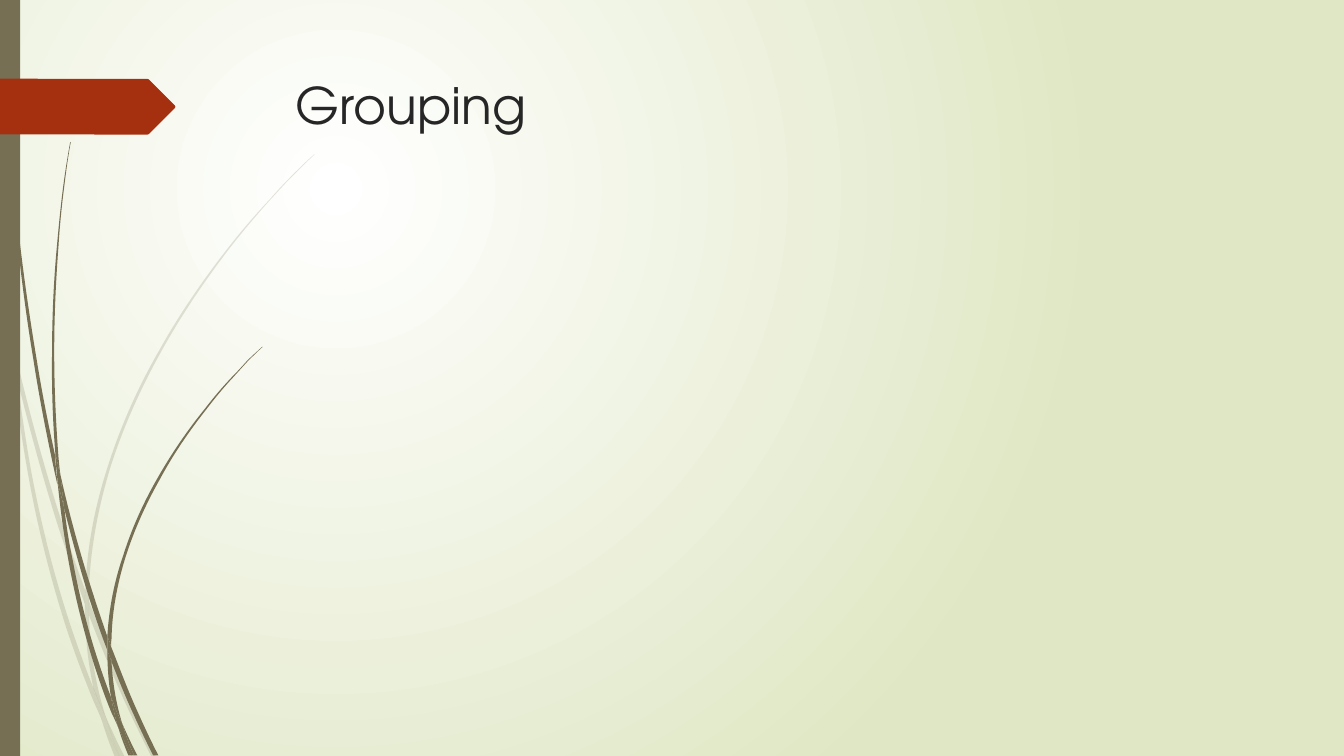
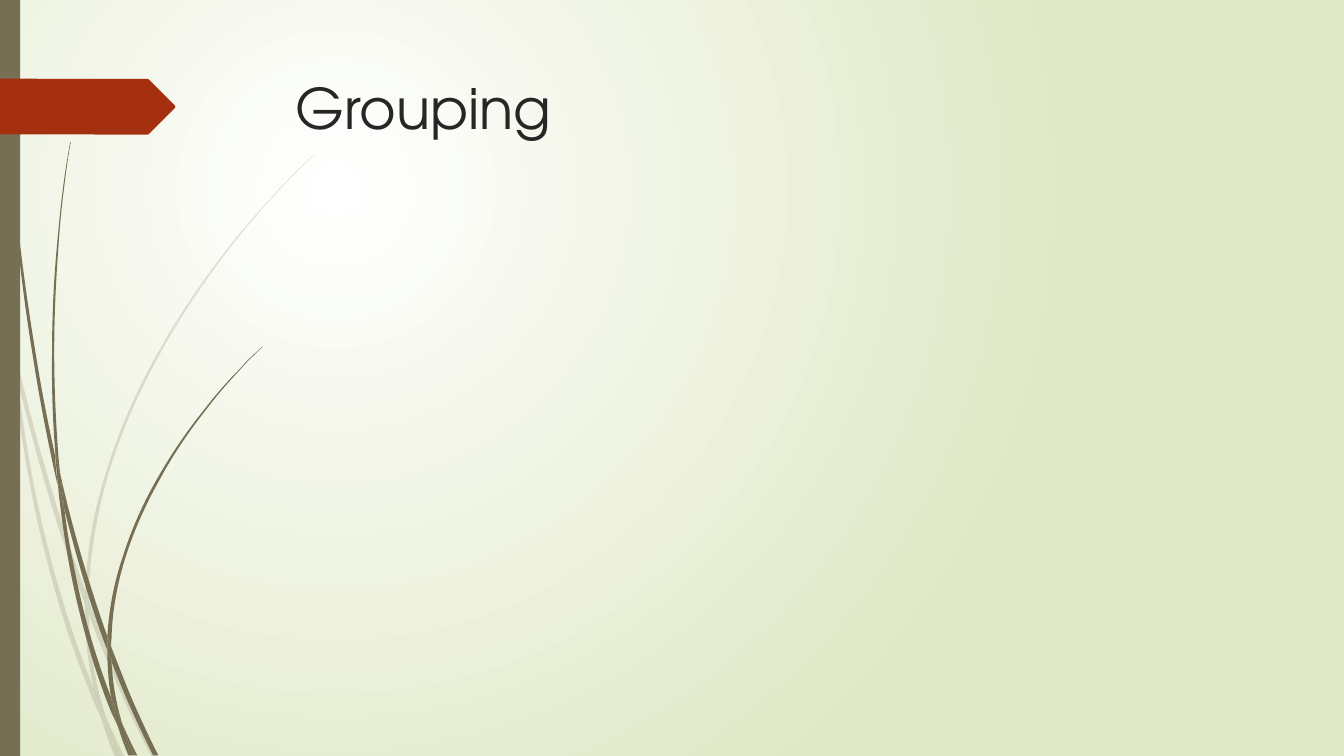
Before and after one commit to tedio85/Image-Processing-Final, a slide deck: slide 11 of DIP – Final Project.pptx (slide 8 before the commit). Drawn at 1344x756 pixels with LibreOffice and Linux fonts; fonts in the diff are those of the drawing. Boxes give left, top, right and bottom in pixels: in the first picture for what was removed or moved away, otherwise in the second. Text is boxed around its words. In the diff, an @@ line names an element or a change of style, - is before the commit and + after.

```diff
--- a/DIP – Final Project.pptx
+++ b/DIP – Final Project.pptx
@@ title "Grouping" at (x1=296, y1=87, x2=552, y2=141): size 36 to 40 pt @@
```
Also in this commit, not shown: 3 other slides changed, 4 slides added, 4 other files.
